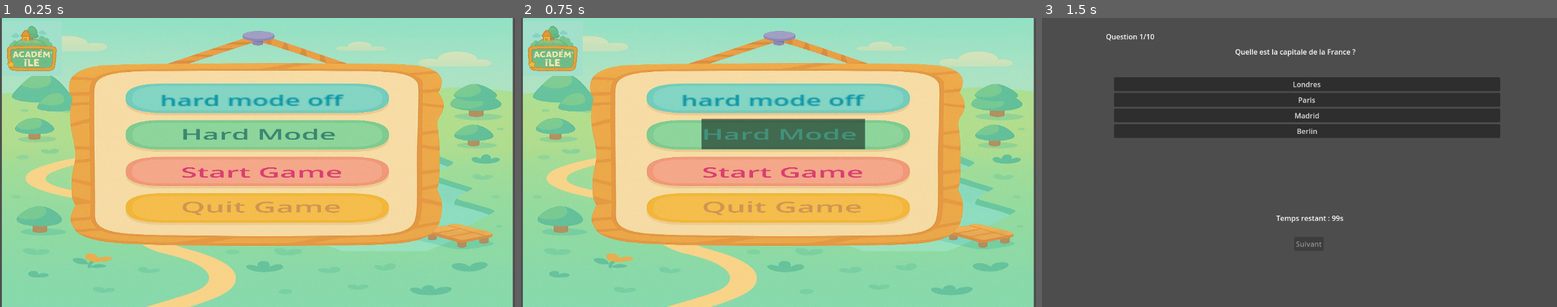
Above: before the commit, frames 1-3 (left to right).
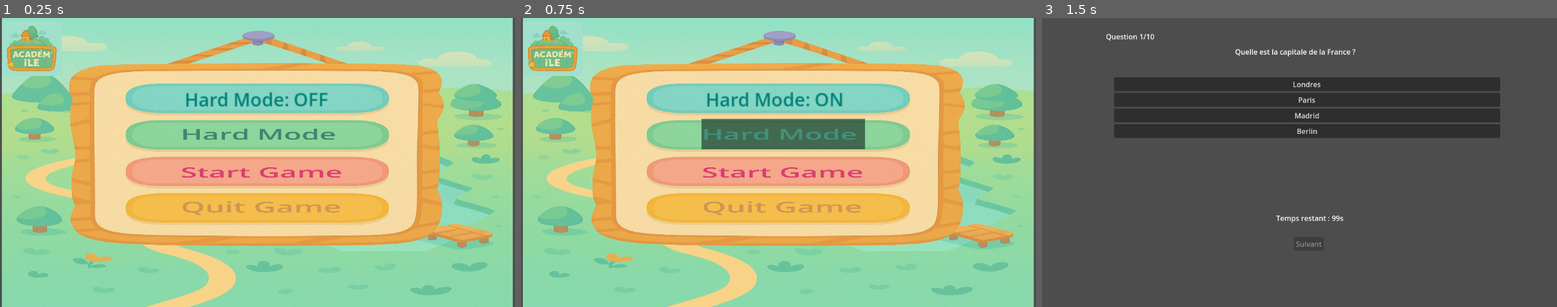
Above: after the commit, the same moments.

Repository: mae63/PPE_GAME
Game: Godot game, scene res://scenes/menu_principal.tscn
Two runs of this game, one before a commit and one after it. Both use one fixed random seed, a clock stepped at 60 frames per second and the inputs below. This scene is started directly instead of the project's main scene.
Inputs:
- Up to frame 1 (0.25 s): no input
- Up to frame 2 (0.75 s): click "Hard Mode" at 0.5 s
- Up to frame 3 (1.5 s): click "Start Game" at 1.25 s

The runs differ from the first frame. In frame 1, 1.0% of the frame differs, in the area x 31-67%, y 25-56%; in frame 2, 1.0%; in frame 3, nothing differs.

Commit message:
Menu modified

Diff:
--- a/scenes/MenuPrincipal.gd
+++ b/scenes/MenuPrincipal.gd
@@ -5,17 +5,20 @@
 @onready var quit_button = $TextureRect/QuitButton
 @onready var hard_mode_label = $HardModeLabel
 
+
 func _ready():
 	start_button.pressed.connect(_on_start_pressed)
 	hard_mode_button.pressed.connect(_on_hard_mode_pressed)
 	quit_button.pressed.connect(_on_quit_pressed)
+
 
 func _on_start_pressed():
 	get_tree().change_scene_to_file("res://scenes/quiz.tscn")  # Charger la scène du quiz
 
 func _on_hard_mode_pressed():
 	GameManager.set_hard_mode(true)  # Activer le mode difficile
-	hard_mode_label.text = "Hard Mode: On"
+	hard_mode_label.text = "Hard Mode: ON"
+
 
 func _on_quit_pressed():
 	get_tree().quit()  # Quitter le jeu
--- a/scenes/menu_principal.tscn
+++ b/scenes/menu_principal.tscn
@@ -10,7 +10,7 @@
 
 [sub_resource type="StyleBoxTexture" id="StyleBoxTexture_w5ui5"]
 
-[sub_resource type="StyleBoxTexture" id="StyleBoxTexture_qcl6i"]
+[sub_resource type="FontVariation" id="FontVariation_iep14"]
 
 [node name="MenuPrincipal" type="Control"]
 layout_mode = 3
@@ -48,18 +48,15 @@
 theme_override_font_sizes/font_size = 500
 theme_override_styles/normal = SubResource("StyleBoxTexture_iep14")
 action_mode = 0
-button_mask = 0
 text = "Hard Mode "
 
 [node name="StartButton" type="Button" parent="TextureRect"]
 modulate = Color(0.97633, 0.278009, 0.512652, 1)
-layout_mode = 1
-anchors_preset = -1
-anchor_right = 0.072
-offset_left = -802.636
-offset_top = -122.84
-offset_right = 1925.48
-offset_bottom = 901.16
+layout_mode = 0
+offset_left = -802.471
+offset_top = -123.108
+offset_right = 1925.64
+offset_bottom = 900.892
 scale = Vector2(0.00465345, 0.00586363)
 pivot_offset = Vector2(819.955, 152.723)
 theme_override_font_sizes/font_size = 500
@@ -83,24 +80,6 @@
 theme_override_styles/normal = SubResource("StyleBoxTexture_w5ui5")
 text = "Quit Game"
 
-[node name="HardModeLabel" type="Label" parent="."]
-modulate = Color(0.0363397, 0.576934, 0.647446, 1)
-layout_mode = 1
-anchors_preset = -1
-anchor_left = 12.7215
-anchor_top = 3.87044
-anchor_right = 14.5965
-anchor_bottom = 3.87044
-offset_left = -224.859
-offset_top = -2.81764
-offset_right = -184.859
-offset_bottom = 20.1823
-rotation = -0.00184228
-scale = Vector2(3.70291, 2.09431)
-theme_override_styles/normal = SubResource("StyleBoxTexture_qcl6i")
-text = "hard mode off "
-metadata/_edit_use_anchors_ = true
-
 [node name="logo" type="TextureRect" parent="."]
 layout_mode = 0
 offset_left = -70.0
@@ -110,6 +89,26 @@
 scale = Vector2(0.130641, 0.120035)
 texture = ExtResource("6_qcl6i")
 
+[node name="HardModeLabel" type="Label" parent="."]
+modulate = Color(0.0106, 0.53, 0.495373, 1)
+layout_mode = 1
+anchors_preset = -1
+anchor_left = 14.0965
+anchor_top = 3.69544
+anchor_right = 17.7465
+anchor_bottom = 3.69544
+offset_left = -224.859
+offset_top = -2.81761
+offset_right = -184.859
+offset_bottom = 31.1824
+rotation = -0.00184228
+scale = Vector2(1.72743, 1.75276)
+theme_override_colors/font_color = Color(0.95, 0.95, 0.95, 1)
+theme_override_fonts/font = SubResource("FontVariation_iep14")
+theme_override_font_sizes/font_size = 24
+text = "Hard Mode: OFF"
+metadata/_edit_use_anchors_ = true
+
 [connection signal="pressed" from="TextureRect/HardModeButton" to="." method="_on_hard_mode_pressed"]
 [connection signal="pressed" from="TextureRect/StartButton" to="." method="_on_start_pressed"]
 [connection signal="pressed" from="TextureRect/QuitButton" to="." method="_on_quit_pressed"]
Not shown, changed: src/picture/.DS_Store
